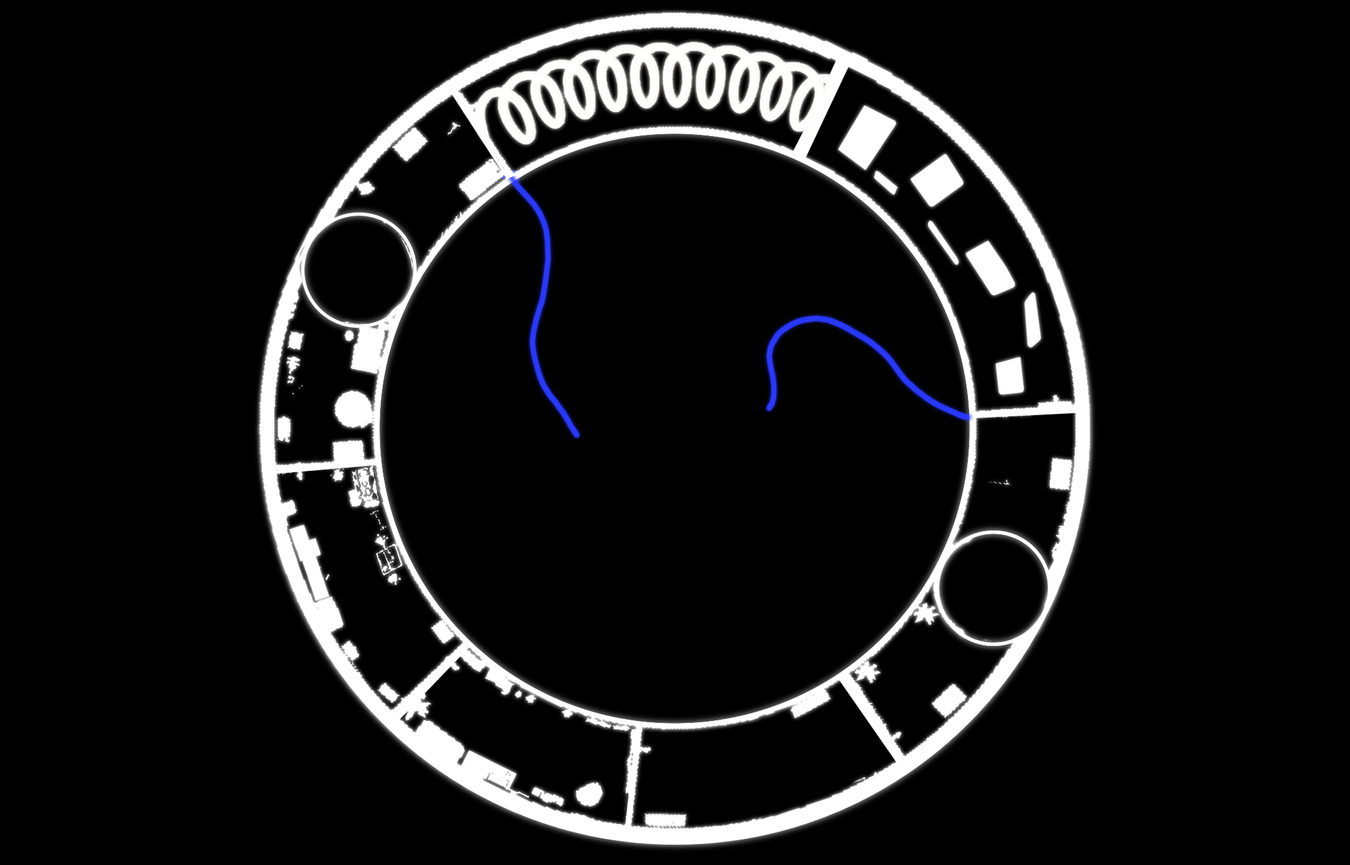
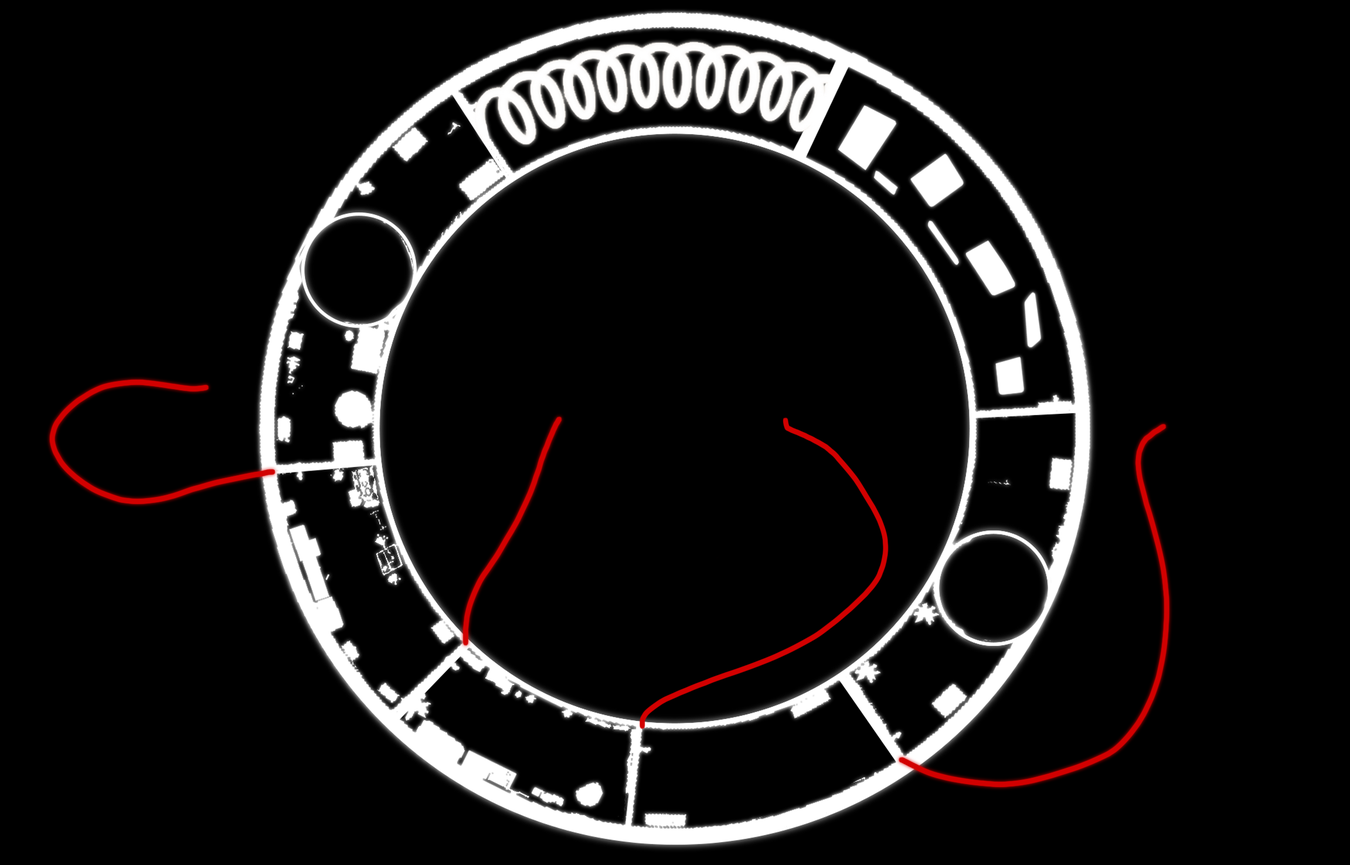
Two versions of the same layered image (1350 × 865). Layer-by-layer changes:
added layer "4" above "3" over [45, 375, 1173, 791]
renamed "图层 2 拷贝" to "1", hid it, painted on it over [498, 168, 975, 442]
removed layer "图层 2" (was lighten) over [498, 168, 972, 439]
